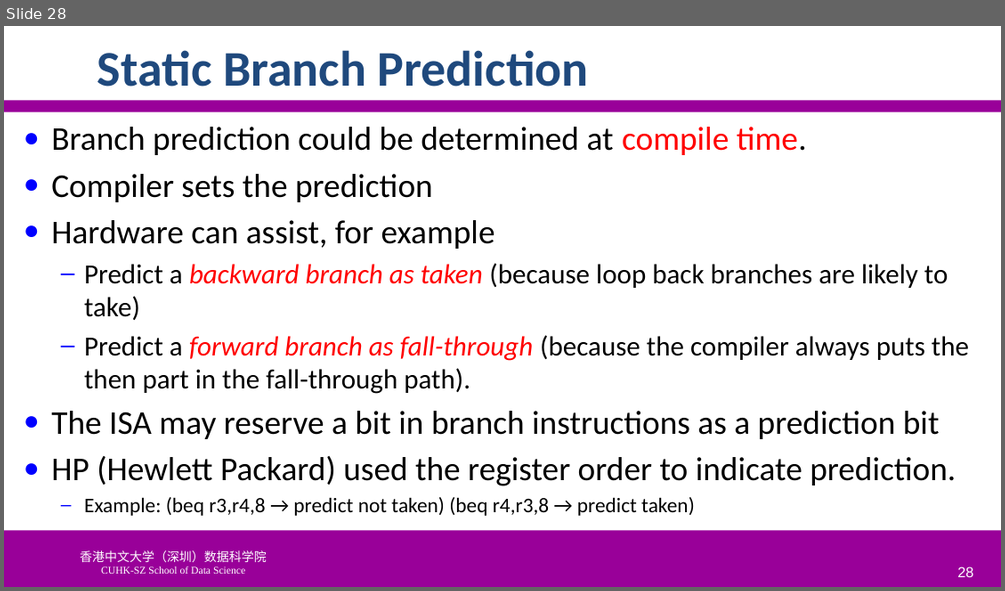
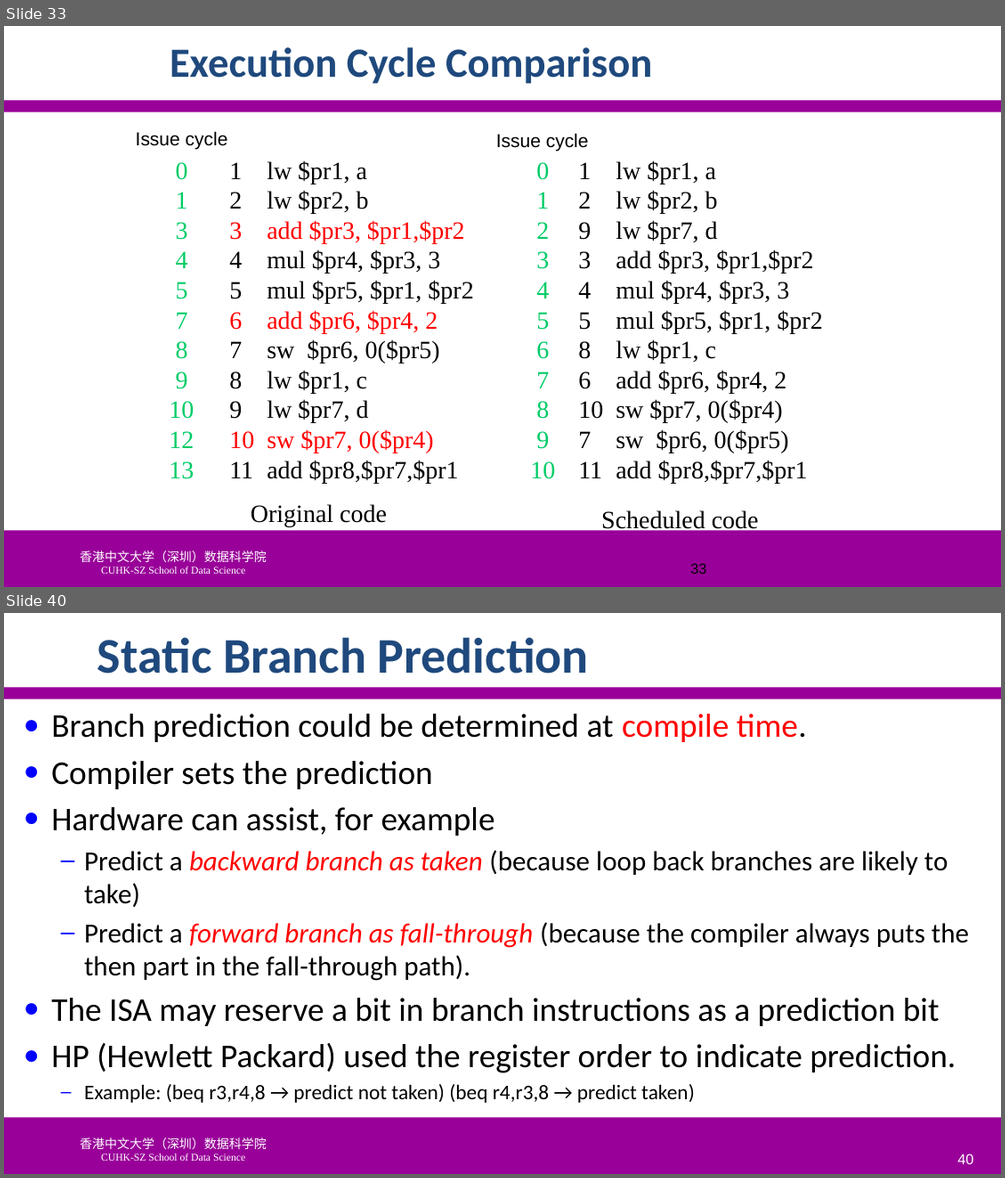
Before and after one commit to SUNCHAOYI923/CMU_CSAPP, a slide deck: slide/CA3060-4-Hazards.pptx. Shown one above the other, each under a label of ours: slide 28 before the commit, slides 33 and 40 after it; the slides between them are not shown. The pictures are 1005x591 and 1005x1178 pixels, drawn with LibreOffice and Linux fonts; fonts in the diff are those of the drawing; background and template pictures are left out. Boxes give left, top, right and bottom in pixels: in the first picture for what was removed or moved away, otherwise in the second. Text is boxed around its words. In the diff, an @@ line names an element or a change of style, - is before the commit and + after.

```diff
--- a/slide/CA3060-4-Hazards.pptx
+++ b/slide/CA3060-4-Hazards.pptx
@@ slide 33 added at box(4, 26, 1001, 587), background #FFFFFF; not listed: 3 template elements that a slide beside it also shows @@
@@ title added at box(170, 47, 652, 84), 40 pt, text #1F497D, bold @@
+Execution Cycle Comparison
@@ text added at box(136, 131, 228, 150), 18 pt, text #000000 @@
+Issue cycle
@@ text added at box(496, 133, 589, 151), 18 pt, text #000000 @@
+Issue cycle
@@ text added at box(169, 162, 194, 479), 24 pt, text #00CC66 @@
+0 1 3 4 5 7 8 9 10 12 13
@@ text added at box(229, 160, 473, 483), 24 pt, text #000000 @@
+1 lw $pr1, a
+2 lw $pr2, b
+3 add $pr3, $pr1,$pr2
+4 mul $pr4, $pr3, 3
+5 mul $pr5, $pr1, $pr2
+6 add $pr6, $pr4, 2
+7 sw $pr6, 0($pr5)
+8 lw $pr1, c
+9 lw $pr7, d
+10 sw $pr7, 0($pr4)
+11 add $pr8,$pr7,$pr1
@@ text added at box(530, 162, 555, 479), 24 pt, text #00CC66 @@
+0 1 2 3 4 5 6 7 8 9 10
@@ text added at box(578, 160, 822, 483), 24 pt, text #000000 @@
+1 lw $pr1, a
+2 lw $pr2, b
+9 lw $pr7, d
+3 add $pr3, $pr1,$pr2
+4 mul $pr4, $pr3, 3
+5 mul $pr5, $pr1, $pr2
+8 lw $pr1, c
+6 add $pr6, $pr4, 2
+10 sw $pr7, 0($pr4)
+7 sw $pr6, 0($pr5)
+11 add $pr8,$pr7,$pr1
@@ text added at box(251, 504, 387, 526), 24 pt, text #000000 @@
+Original code
@@ text added at box(601, 510, 759, 532), 24 pt, text #000000 @@
+Scheduled code
@@ page number added at box(690, 563, 706, 573), 14 pt, text #000000 @@
+33
@@ what was slide 28 is now slide 40 @@
@@ page number at box(957, 1153, 973, 1164): text changed @@
-28
+40
```
Also in this commit, not shown: 8 slides changed, 17 other slides added, 5 slides removed, 5 other files.
